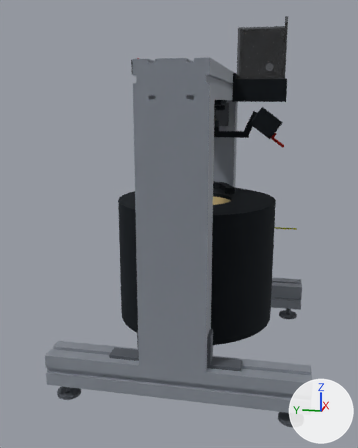
Before and after pictures for a commit that changed the glTF model e7_frost_heave_load/3d/E7_V07_bez_zatizeni.glb.
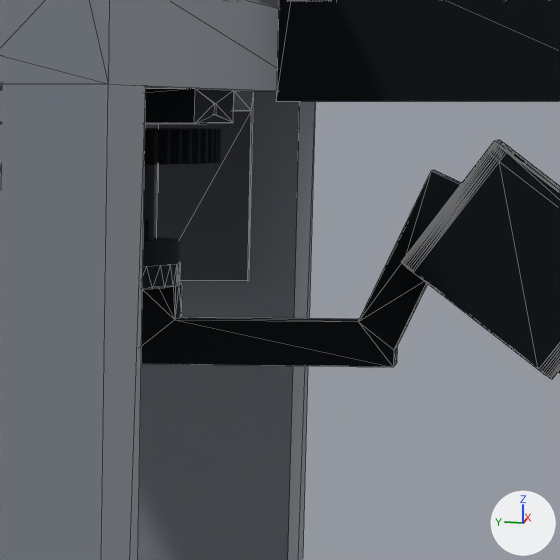
There are two pictures of each version: one whole from a 50 mm lens placed at (-683.0, -111.3, 317.3), pointed at (-13.8, 22.6, 149.9), one close up on the part from 54% to 76% of the width and 20% to 37% of the height. Lighting does not change. The marker at lower right points along +X, +Y and +Z. The first two pictures are the older version. The close-ups show mesh edges as thin lines. Where no turn or scale is listed for an object, it has been applied to the vertices. Vertices at exactly the same position are counted once.

The older version as bpy lines, for what is in view:
```python
me_p12_orbit_core_with_igus_seat__print = bpy.data.meshes.new('P12 orbit core with igus seat (print)')
me_p12_orbit_core_with_igus_seat__print.from_pydata(...)  # 864 vertices, 1748 faces; spans x -32.0..32.0, y -36.0..36.0, z 293.0..320.0
me_p12_orbit_core_with_igus_seat__print.materials.append(mat_mat_3)  # dark grey #33383d
me_p14_camera_arm___head__print = bpy.data.meshes.new('P14 camera arm + head (print)')
me_p14_camera_arm___head__print.from_pydata(...)  # 895 vertices, 1818 faces; spans x -30.0..30.0, y -112.9..30.0, z 269.9..309.4
me_p14_camera_arm___head__print.materials.append(mat_mat_3)  # dark grey #33383d
me_t04_top_beam_40x80_x340__hole_d14 = bpy.data.meshes.new('T04 top beam 40x80 x340, hole D14')
me_t04_top_beam_40x80_x340__hole_d14.from_pydata(...)  # 140 vertices, 280 faces; spans x -170.0..170.0, y -40.0..40.0, z 320.0..360.0
me_t04_top_beam_40x80_x340__hole_d14.materials.append(mat_mat_0)  # light grey #b3b8bf
ob_p12_orbit_core_with_igus_seat__print = bpy.data.objects.new('P12 orbit core with igus seat (print)', me_p12_orbit_core_with_igus_seat__print)
ob_p12_orbit_core_with_igus_seat__print.location = (0.0, 0.0, 0.0)
ob_p14_camera_arm___head__print = bpy.data.objects.new('P14 camera arm + head (print)', me_p14_camera_arm___head__print)
ob_p14_camera_arm___head__print.location = (0.0, 0.0, 0.0)
ob_t04_top_beam_40x80_x340__hole_d14 = bpy.data.objects.new('T04 top beam 40x80 x340, hole D14', me_t04_top_beam_40x80_x340__hole_d14)
ob_t04_top_beam_40x80_x340__hole_d14.location = (0.0, 0.0, 0.0)
# also in view: 'P18 RPi box bracket (print)' at (125.0, -79.0, 338.0); 'P15 head lid (print)' at (0.0, -99.9, 300.1); 'T01 column 40x80 slot 8 x306 L' at (-150.0, 0.0, 167.0); 'T01 column 40x80 slot 8 x306 R' at (150.0, 0.0, 167.0); 'angle bracket 40 slot 8 Rt-20' at (110.0, -20.0, 300.0)
```
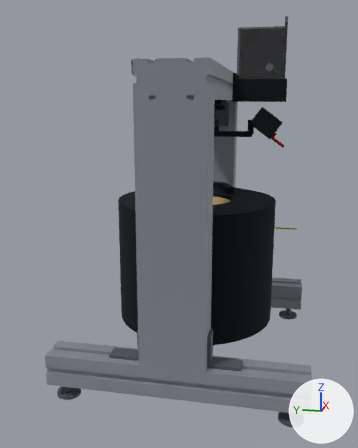
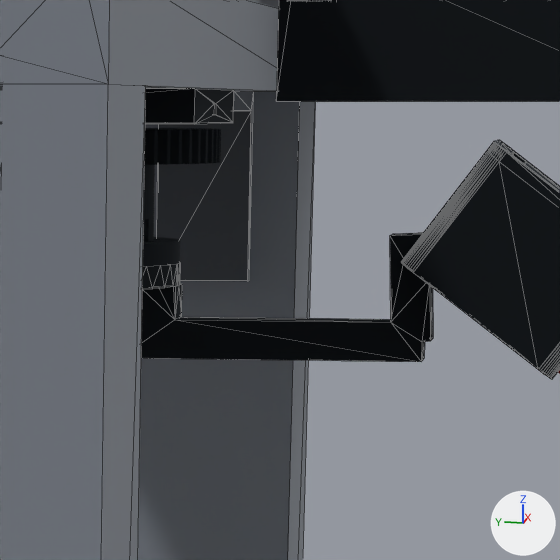
Boxes [x1, y1, x2, y2] around the edits, measured in the close-ups (560 x 560 px; the box of a moved part takes in the faces that stretch with it):
part 1 of me_p14_camera_arm___head__print, moved or reshaped: before [141, 170, 461, 367]; after [141, 233, 433, 362]

The change, as a list of edits to the scene's bpy script:
```text
Change me_p14_camera_arm___head__print:
    used by ob_p14_camera_arm___head__print; location = (0.0, 0.0, 0.0)
    remove me_p14_camera_arm___head__print.from_pydata(...)  # 895 vertices, 1818 faces; spans x -30.0..30.0, y -112.9..30.0, z 269.9..309.4
    add me_p14_camera_arm___head__print.from_pydata(...)  # 897 vertices, 1822 faces; spans x -30.0..30.0, y -112.9..30.0, z 269.9..309.4
    me_p14_camera_arm___head__print part 1
    7 vertices are removed from x -5.0..5.0, y -76.6..-70.0, z 271.0..288.7
    84 faces are deleted
    11 vertices move from x -5.0..5.0, y -81.1..-20.0, z 271.0..305.8 to x -5.0..5.0, y -75.8..-20.0, z 272.0..294.6
    4 vertices are added at (-5.0, -76.0, 286.7), (-5.0, -76.5, 275.7), (-5.0, -75.0, 272.0), (-5.0, -75.9, 289.3)
    5 new vertices lie (10.0, 0.0, 0.0) away from vertices in x -5.0, y -76.5..-70.0, z 272.0..289.3
    88 new faces join them
```
